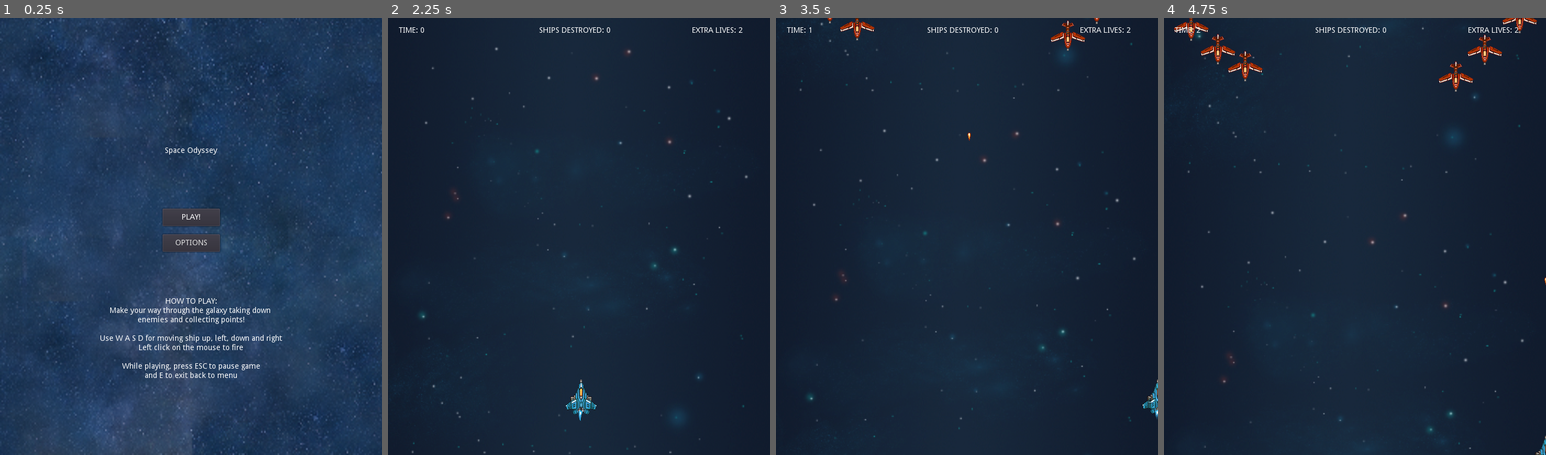
Above: before the commit, frames 1-4 (left to right).
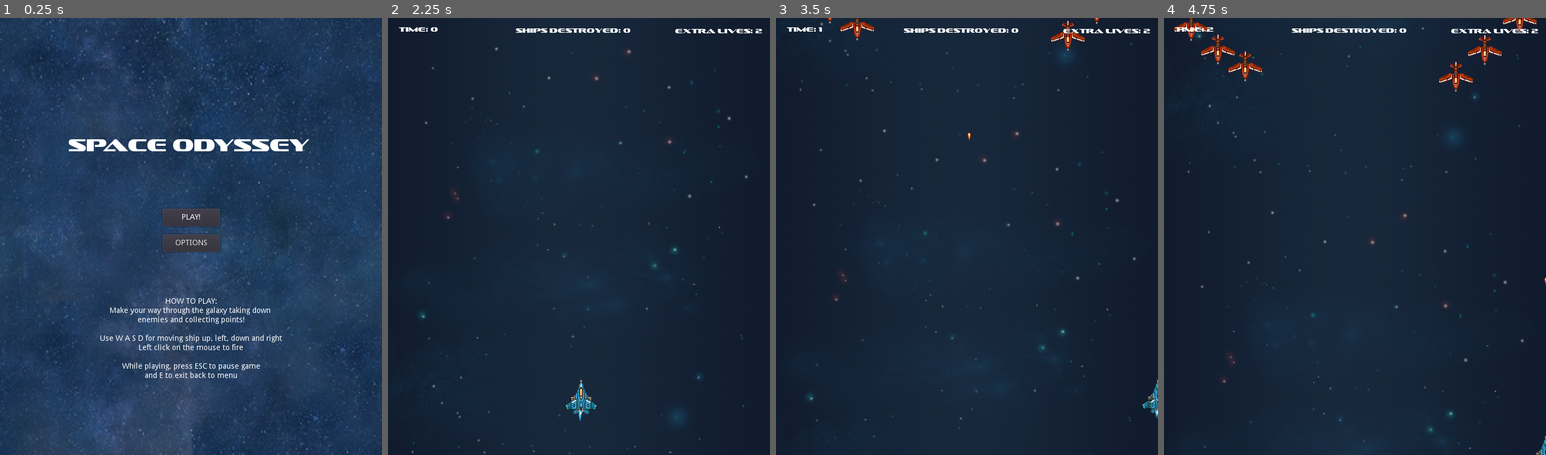
Above: after the commit, the same moments.

Repository: jdibble21/FP-Space-Odyssey
Game: Godot game, scene res://src/Menu.tscn
Same seed, same stepped clock (60 frames per second), same inputs: the game is played once before the commit and once after it. Sound files missing from this copy of the repository are replaced by a short silence.
Inputs (mouse positions are in pixels of both pictures, inside the frame that each line leads up to):
- Up to frame 1 (0.25 s): no input
- Up to frame 2 (2.25 s): click "PLAY!" at 0.5 s; click "PLAY!" at 1.25 s; click "Level One" at 2 s
- Up to frame 3 (3.5 s): move the mouse to (1051, 214) at 2.77 s; press the mouse at (1051, 214) at 2.78 s; hold D (move_right) from 2.78 s (still down)
- Up to frame 4 (4.75 s): move the mouse to (1278, 258) at 3.52 s; release D (move_right) at 3.53 s; release the mouse at (1278, 258) at 3.53 s; hold S (move_down) 3.53-4.28 s; click (1278, 258) at 3.6 s; move the mouse to (1393, 140) at 4.27 s; press the mouse at (1393, 140) at 4.28 s; hold D (move_right) from 4.28 s (still down)

The runs differ from the first frame. In frame 1, 1.1% of the frame differs, in the area x 18-81%, y 27-32%; in frame 2, 0.5%; in frame 3, 0.5%; in frame 4, 0.5%.

Commit message:
Add font to menu and HUD

Diff:
--- a/project/src/Menu.tscn
+++ b/project/src/Menu.tscn
@@ -9,6 +9,11 @@
 [ext_resource path="res://assets/PixelSpaceRage/256px/Exhaust_Frame_05_png_processed.png" type="Texture" id=7]
 [ext_resource path="res://assets/boss_assets/destroyer.png" type="Texture" id=8]
 [ext_resource path="res://src/OptionsPanel.tscn" type="PackedScene" id=9]
+[ext_resource path="res://assets/font_assets/sofachrome.regular.ttf" type="DynamicFontData" id=10]
+
+[sub_resource type="DynamicFont" id=5]
+size = 32
+font_data = ExtResource( 10 )
 
 [sub_resource type="Animation" id=1]
 resource_name = "boss_ship"
@@ -91,13 +96,12 @@
 
 [node name="TitleLabel" type="Label" parent="."]
 anchor_left = 0.5
-anchor_top = 0.5
-anchor_right = 0.5
-anchor_bottom = 0.5
-margin_left = -48.0
-margin_top = -164.0
-margin_right = 48.0
-margin_bottom = -150.0
+anchor_right = 0.5
+margin_left = -225.0
+margin_top = 212.0
+margin_right = 225.0
+margin_bottom = 251.0
+custom_fonts/font = SubResource( 5 )
 text = "Space Odyssey"
 __meta__ = {
 "_edit_use_anchors_": false
@@ -184,6 +188,7 @@
 }
 
 [node name="OptionsPanel" parent="." instance=ExtResource( 9 )]
+visible = false
 
 [node name="InstructionsLabel" type="Label" parent="."]
 anchor_left = 0.5
--- a/project/src/Player/HUD.tscn
+++ b/project/src/Player/HUD.tscn
@@ -1,15 +1,41 @@
-[gd_scene load_steps=2 format=2]
+[gd_scene load_steps=9 format=2]
 
 [ext_resource path="res://src/Player/HUD.gd" type="Script" id=1]
+[ext_resource path="res://assets/font_assets/sofachrome.regular.ttf" type="DynamicFontData" id=2]
+
+[sub_resource type="DynamicFont" id=1]
+size = 12
+font_data = ExtResource( 2 )
+
+[sub_resource type="DynamicFont" id=2]
+size = 12
+font_data = ExtResource( 2 )
+
+[sub_resource type="DynamicFont" id=3]
+size = 12
+font_data = ExtResource( 2 )
+
+[sub_resource type="DynamicFont" id=4]
+size = 12
+font_data = ExtResource( 2 )
+
+[sub_resource type="DynamicFont" id=5]
+size = 12
+font_data = ExtResource( 2 )
+
+[sub_resource type="DynamicFont" id=6]
+size = 12
+font_data = ExtResource( 2 )
 
 [node name="HUD" type="CanvasLayer"]
 script = ExtResource( 1 )
 
 [node name="TimeLabel" type="Label" parent="."]
 margin_left = 20.1815
-margin_top = 16.0
-margin_right = 60.1815
-margin_bottom = 30.0
+margin_top = 13.0
+margin_right = 78.1815
+margin_bottom = 28.0
+custom_fonts/font = SubResource( 1 )
 text = "TIME: "
 __meta__ = {
 "_edit_use_anchors_": false
@@ -20,10 +46,11 @@
 anchor_top = 0.5
 anchor_right = 0.5
 anchor_bottom = 0.5
-margin_left = -207.0
-margin_top = -15.5
-margin_right = 207.0
-margin_bottom = 15.5
+margin_left = -370.0
+margin_top = -21.5
+margin_right = 370.0
+margin_bottom = 21.5
+custom_fonts/font = SubResource( 2 )
 text = "TIME'S UP!
 Thanks for playing! Press  E to return to menu"
 align = 1
@@ -36,10 +63,11 @@
 anchor_top = 0.5
 anchor_right = 0.5
 anchor_bottom = 0.5
-margin_left = -146.0
-margin_top = -15.5
-margin_right = 146.0
-margin_bottom = 15.5
+margin_left = -204.5
+margin_top = -21.5
+margin_right = 204.5
+margin_bottom = 21.5
+custom_fonts/font = SubResource( 3 )
 text = "YOU HAVE BEEN DESTROYED
 Press E to return to menu"
 align = 1
@@ -50,10 +78,11 @@
 [node name="ScoreLabel" type="Label" parent="."]
 anchor_left = 0.5
 anchor_right = 0.5
-margin_left = -73.5
-margin_top = 16.0
-margin_right = 49.5
+margin_left = -116.5
+margin_top = 15.0
+margin_right = 80.5
 margin_bottom = 30.0
+custom_fonts/font = SubResource( 4 )
 text = "SHIPS DESTROYED: "
 __meta__ = {
 "_edit_use_anchors_": false
@@ -64,20 +93,22 @@
 anchor_top = 0.5
 anchor_right = 0.5
 anchor_bottom = 0.5
-margin_left = -73.5
-margin_top = 32.0
-margin_right = 73.5
-margin_bottom = 46.0
+margin_left = -182.5
+margin_top = -10.0
+margin_right = 182.5
+margin_bottom = 10.0
+custom_fonts/font = SubResource( 5 )
 text = "Total Ships Destroyed: "
 __meta__ = {
 "_edit_use_anchors_": false
 }
 
 [node name="LivesLabel" type="Label" parent="."]
-margin_left = 557.0
+margin_left = 526.0
 margin_top = 16.0
-margin_right = 642.0
-margin_bottom = 30.0
+margin_right = 674.0
+margin_bottom = 31.0
+custom_fonts/font = SubResource( 6 )
 text = "EXTRA LIVES: "
 __meta__ = {
 "_edit_use_anchors_": false
Binary file added: project/assets/font_assets/sofachrome.regular.ttf
Not shown: 1 places in project/src/Menu.tscn that only renumber resources
